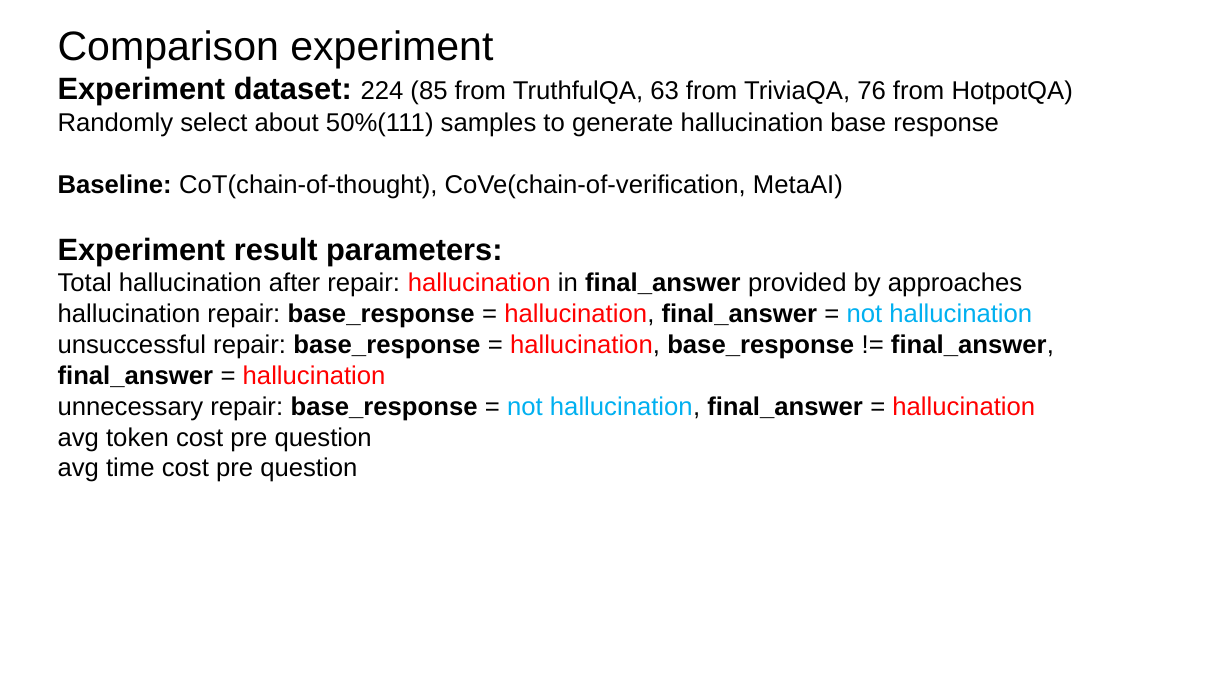
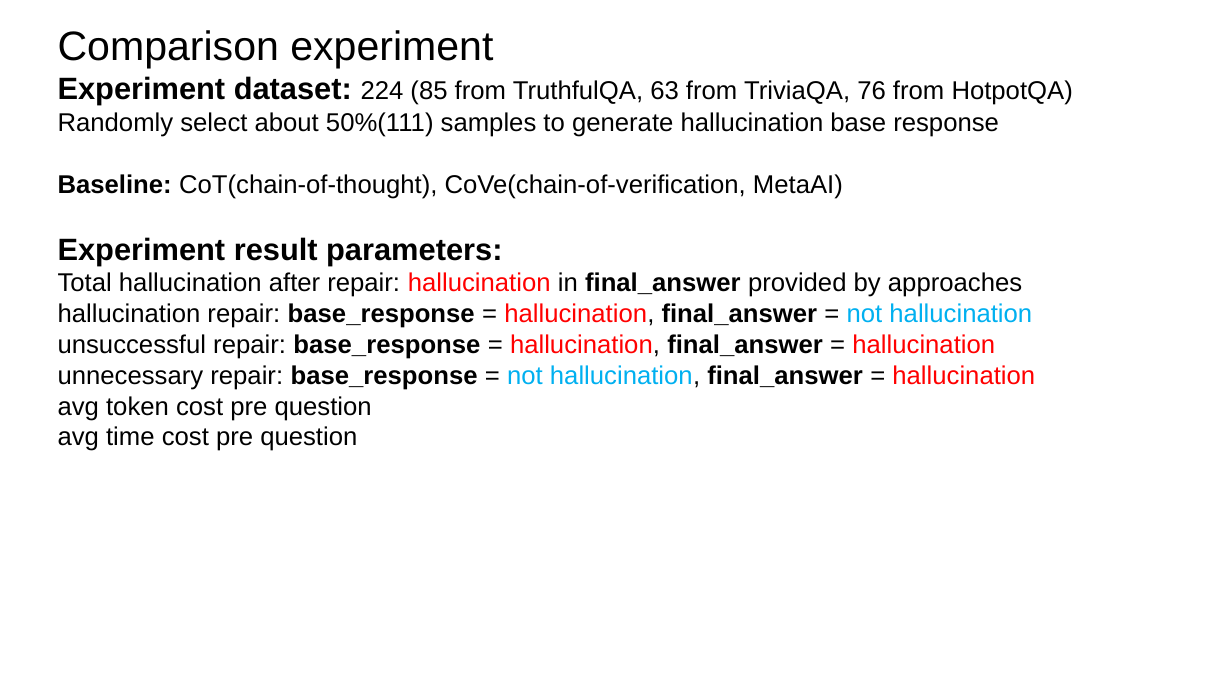
Before and after one commit to zbybr/LLMHalluMiti, a slide deck: slide 3 of slides/20251113.pptx. Drawn at 1232x693 pixels with LibreOffice and Linux fonts; fonts in the diff are those of the drawing. Boxes give left, top, right and bottom in pixels: in the first picture for what was removed or moved away, otherwise in the second. Text is boxed around its words. In the diff, an @@ line names an element or a change of style, - is before the commit and + after.

```diff
--- a/slides/20251113.pptx
+++ b/slides/20251113.pptx
@@ text at <box>58,334,995,359</box>: text changed @@
-unsuccessful repair: base_response = hallucination, base_response != final_answer, final_answer = hallucination
+unsuccessful repair: base_response = hallucination, final_answer = hallucination
```
Also in this commit, not shown: 3 other files.
